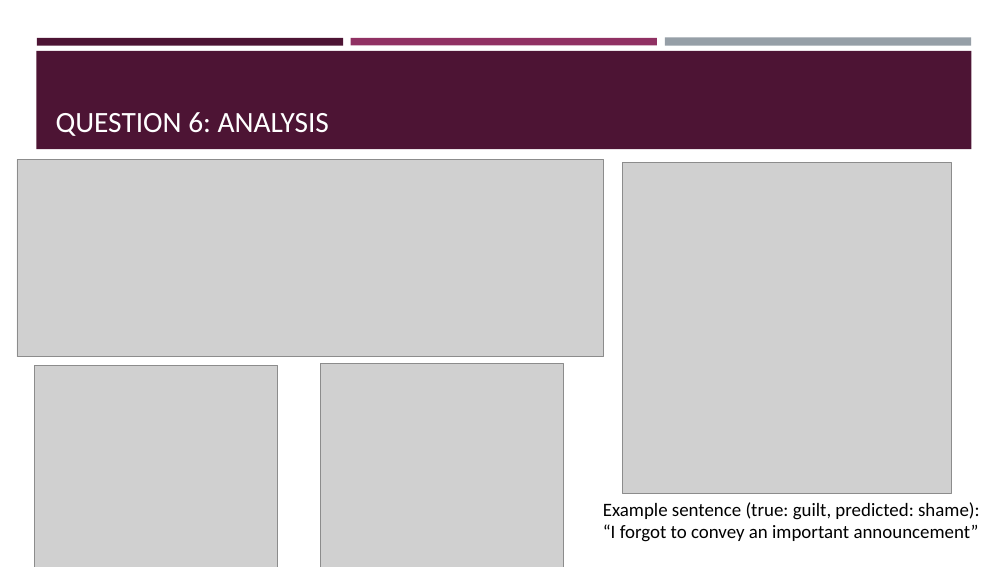
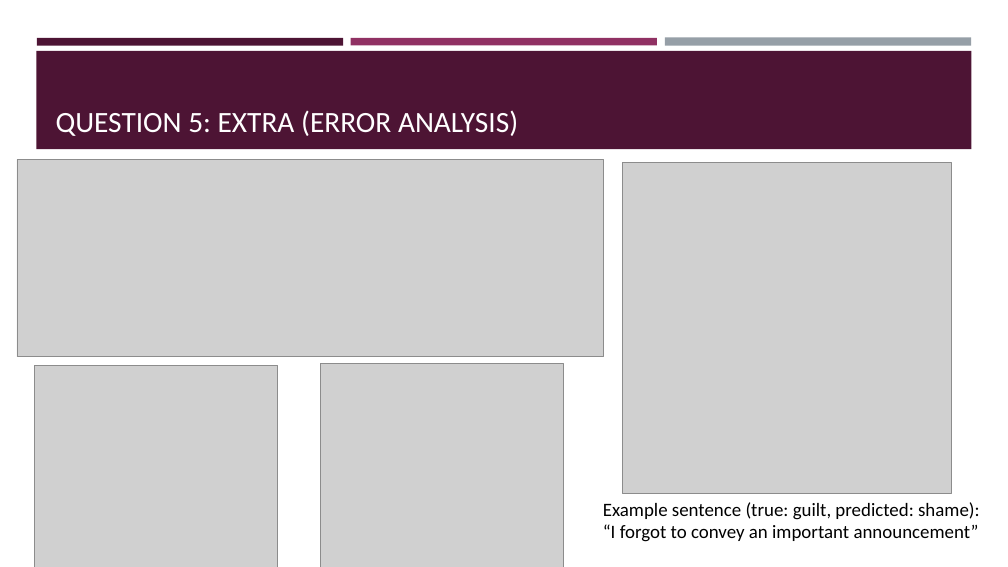
Before and after one commit to PepBaggen/nlp1-project, a slide deck: slide 6 of project1/NLP1_Project1_slides.pptx (slide 7 before the commit). Drawn at 1008x567 pixels with LibreOffice and Linux fonts; fonts in the diff are those of the drawing; grey boxes stand for pictures. Boxes give left, top, right and bottom in pixels: in the first picture for what was removed or moved away, otherwise in the second. Text is boxed around its words. In the diff, an @@ line names an element or a change of style, - is before the commit and + after.

```diff
--- a/project1/NLP1_Project1_slides.pptx
+++ b/project1/NLP1_Project1_slides.pptx
@@ title at [56, 110, 518, 136]: text changed @@
-QUESTION 6: ANALYSIS
+QUESTION 5: EXTRA (ERROR ANALYSIS)
```
Also in this commit, not shown: 5 other slides changed, 1 slide removed, 2 other files.
